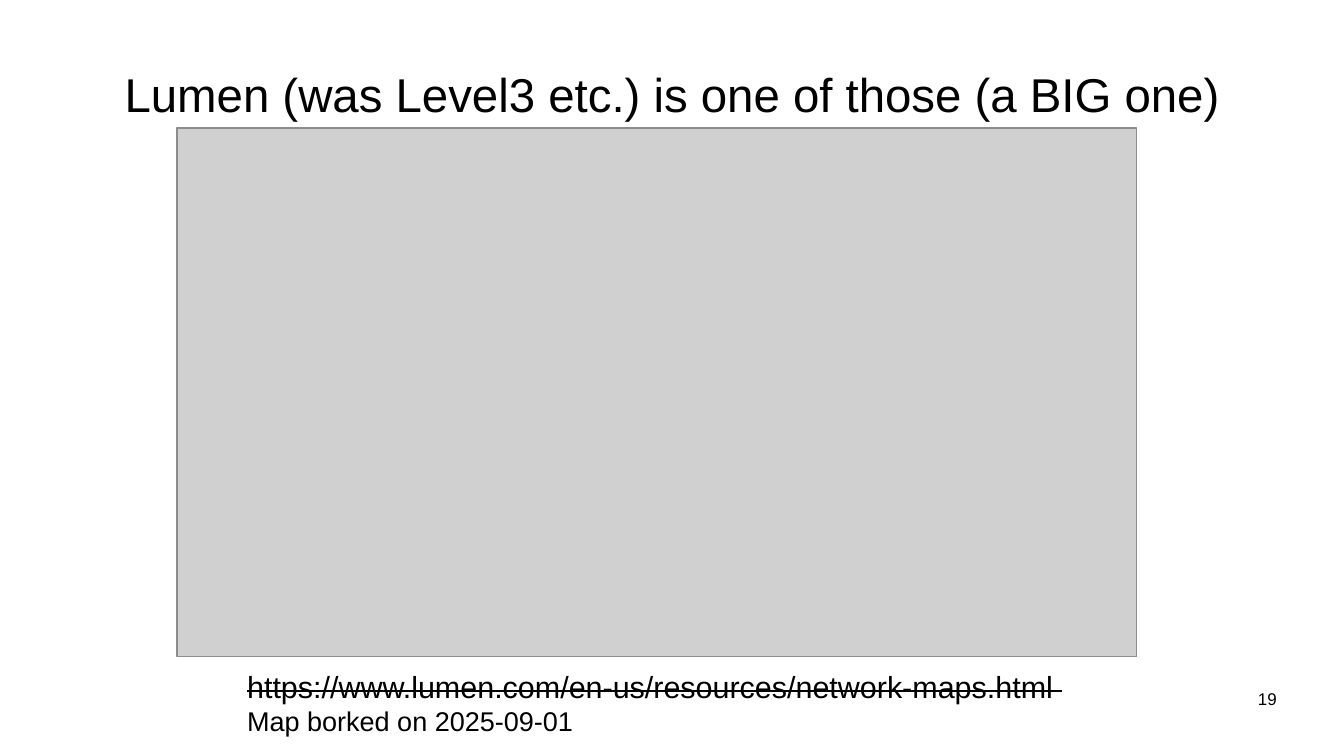
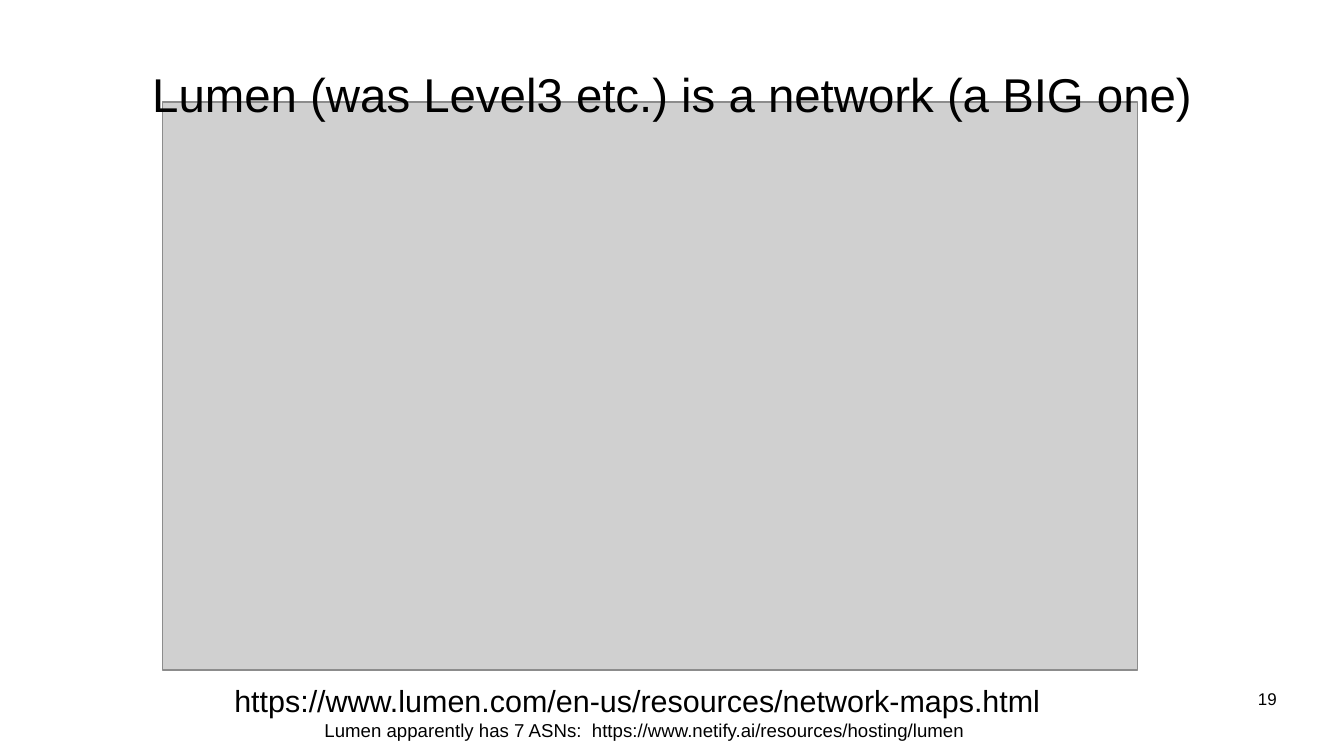
Before and after one commit to sftcd/witidtm, a slide deck: slide 19 of lectures/2026-2027/100-intro.odp. Drawn at 1344x756 pixels with LibreOffice and Linux fonts; fonts in the diff are those of the drawing; grey boxes stand for pictures. Boxes give left, top, right and bottom in pixels: in the first picture for what was removed or moved away, otherwise in the second. Text is boxed around its words. In the diff, an @@ line names an element or a change of style, - is before the commit and + after.

```diff
--- a/lectures/2026-2027/100-intro.odp
+++ b/lectures/2026-2027/100-intro.odp
@@ title at (152, 74, 1192, 121): text changed @@
-Lumen (was Level3 etc.) is one of those (a BIG one)
+Lumen (was Level3 etc.) is a network (a BIG one)
@@ picture: place and size @@
-picture at (177, 128, 1137, 656)
+picture at (162, 102, 1138, 671)
@@ text "https://www.lumen.com/en-us/resources/network-maps.html": place and size @@
-text "https://www.lumen.com/en-us/resources/network-maps.html" at (247, 676, 1053, 736)
+text "https://www.lumen.com/en-us/resources/network-maps.html" at (234, 690, 1040, 741)
@@ text at (234, 690, 1040, 718): strikethrough off in "https://www.lumen.com/en-us/resources/network-maps.html" @@
@@ text at (324, 723, 964, 741): text changed; size 16 to 11 pt @@
-Map borked on 2025-09-01
+Lumen apparently has 7 ASNs: https://www.netify.ai/resources/hosting/lumen
```
Also in this commit, not shown: 15 other slides changed, 3 slides removed, 3 other files.
